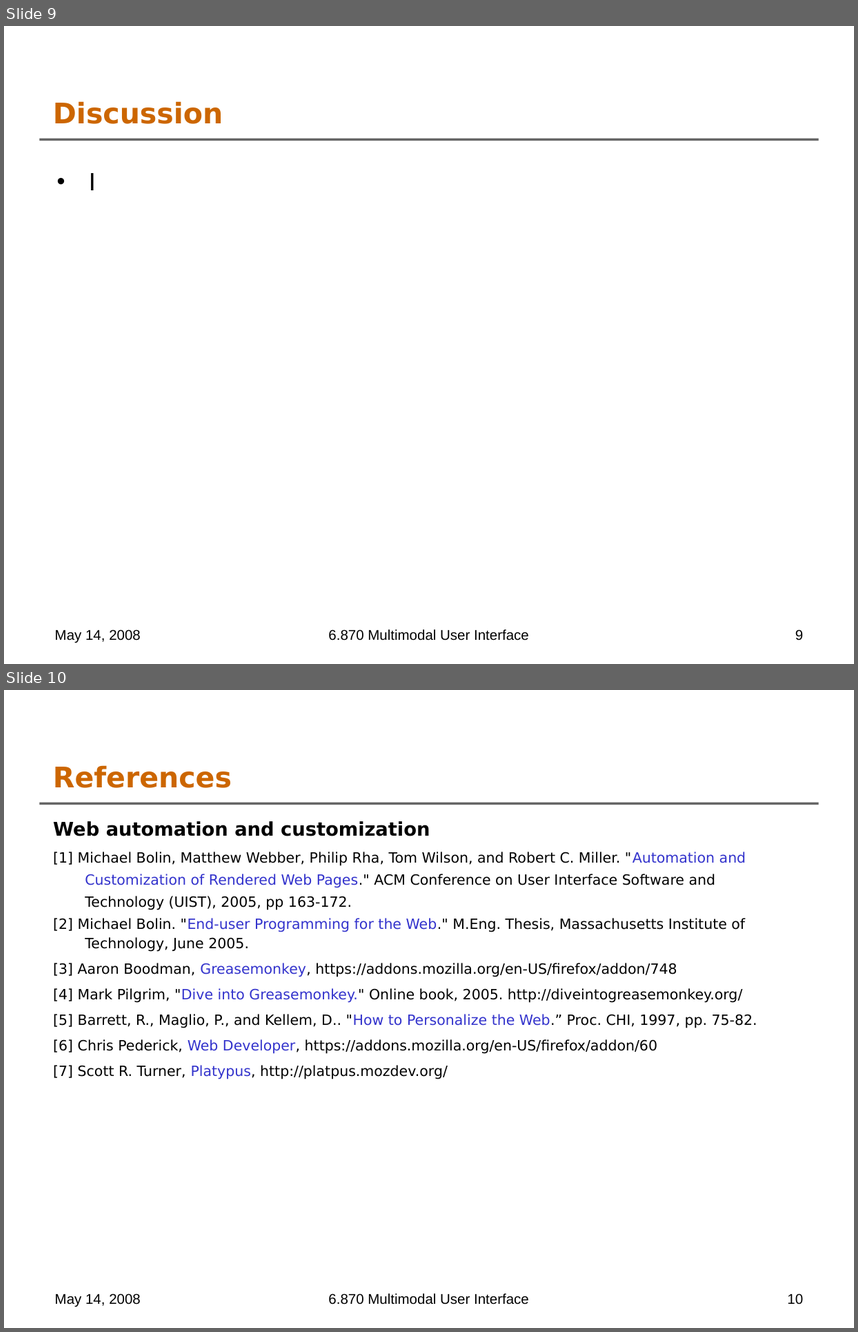
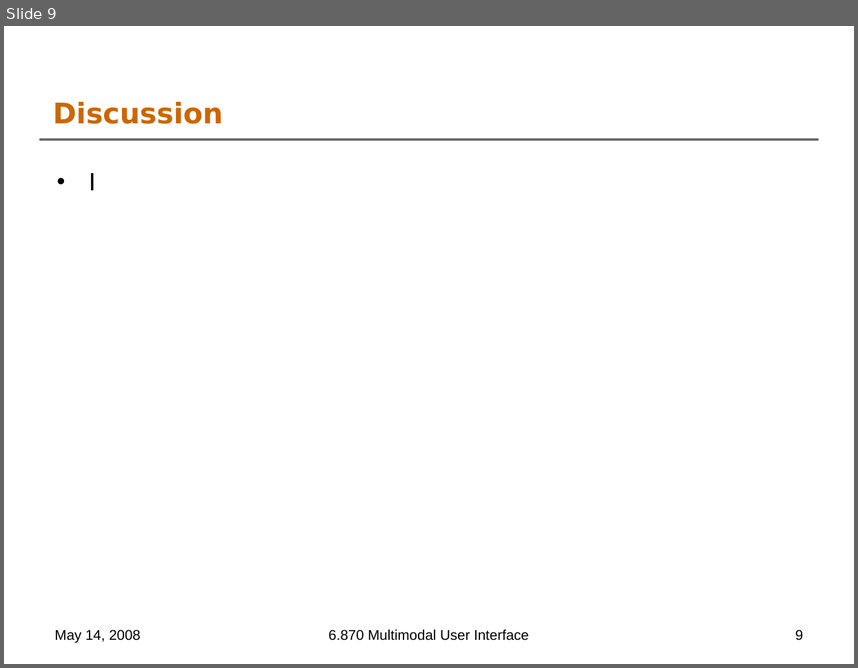
Before and after one commit to oshanis/webnnel, a slide deck: docs/6.870 Final Project Presentation.ppt. Shown one above the other, each under a label of ours: slides 9 and 10 before the commit, slide 9 after it. The pictures are 858x1332 and 858x668 pixels, drawn with LibreOffice and Linux fonts; fonts in the diff are those of the drawing; background and template pictures are left out. Boxes give left, top, right and bottom in pixels: in the first picture for what was removed or moved away, otherwise in the second. Text is boxed around its words. In the diff, an @@ line names an element or a change of style, - is before the commit and + after.

```diff
--- a/docs/6.870 Final Project Presentation.ppt
+++ b/docs/6.870 Final Project Presentation.ppt
@@ slide 10 removed at [4, 690, 854, 1328], background #FFFFFF; not listed: 1 template element that a slide beside it also shows @@
@@ title removed at [53, 765, 232, 788] @@
-References
@@ text removed at [53, 821, 757, 1079] @@
-Web automation and customization
-[1] Michael Bolin, Matthew Webber, Philip Rha, Tom Wilson, and Robert C. Miller. "Automation and Customization of Rendered Web Pages." ACM Conference on User Interface Software and Technology (UIST), 2005, pp 163-172.
-[2] Michael Bolin. "End-user Programming for the Web." M.Eng. Thesis, Massachusetts Institute of Technology, June 2005.
-[3] Aaron Boodman, Greasemonkey, https://addons.mozilla.org/en-US/firefox/addon/748
-[4] Mark Pilgrim, "Dive into Greasemonkey." Online book, 2005. http://diveintogreasemonkey.org/
-[5] Barrett, R., Maglio, P., and Kellem, D.. "How to Personalize the Web.” Proc. CHI, 1997, pp. 75-82.
-[6] Chris Pederick, Web Developer, https://addons.mozilla.org/en-US/firefox/addon/60
-[7] Scott R. Turner, Platypus, http://platpus.mozdev.org/
@@ text removed at [55, 1293, 141, 1307] @@
-May 14, 2008
@@ text removed at [328, 1293, 529, 1304] @@
-6.870 Multimodal User Interface
@@ page number removed at [787, 1293, 803, 1304] @@
-10
```
Also in this commit, not shown: 1 slide changed, 2 slides added.
